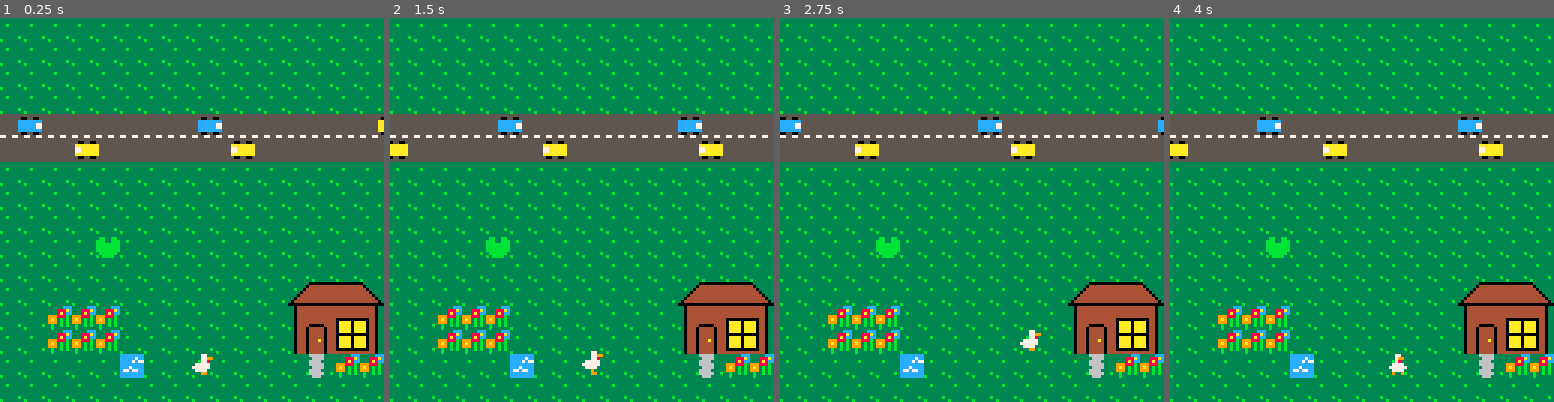
Above: before the commit, frames 1-4 (left to right).
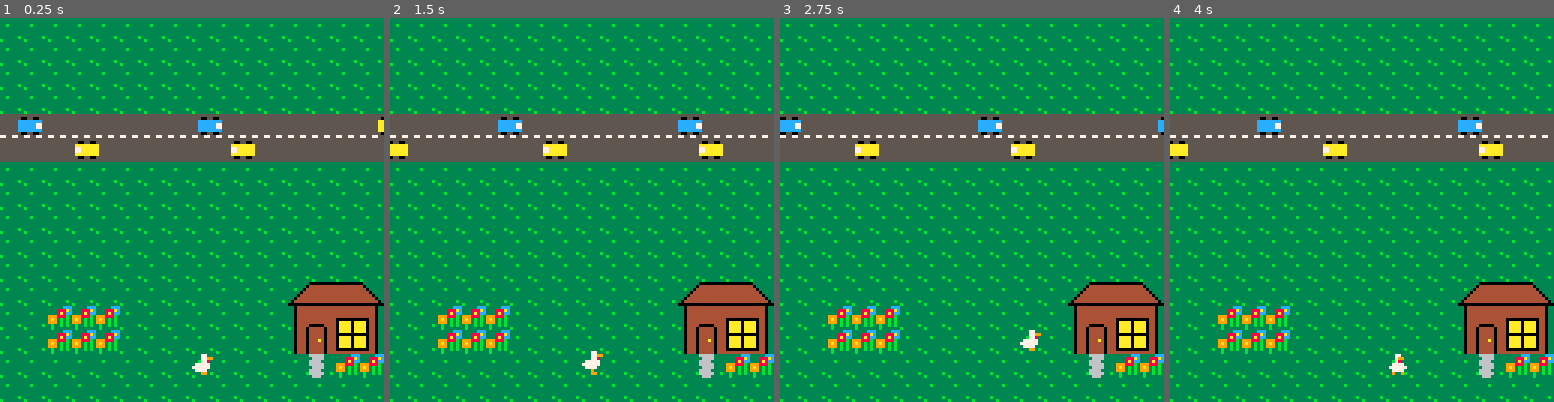
Above: after the commit, the same moments.

Repository: manon-gfx/chicken-road
Game: PICO-8 cartridge chicken-road.p8
Same seed, same stepped clock (60 frames per second), same inputs: the game is played once before the commit and once after it.
Inputs:
- Up to frame 1 (0.25 s): no input
- Up to frame 2 (1.5 s): tap X (X key) at 0.33, 1.07 s; tap O (Z key) at 0.7 s
- Up to frame 3 (2.75 s): hold Right 1.6-2.1 s; tap O (Z key) at 1.7, 2.1, 2.5 s; tap X (X key) at 1.85 s; hold Up 2.15-2.42 s; hold Right from 2.47 s (still down)
- Up to frame 4 (4 s): tap O (Z key) at 2.9, 3.3, 3.7 s; tap X (X key) at 2.97 s; release Right at 3.03 s; hold Left 3.08-3.58 s; hold Down 3.63-3.97 s

The runs differ from the first frame. In frame 1, 0.6% of the frame differs, in the area x 25-38%, y 57-94%; in frame 2, 0.6%; in frame 3, 0.6%; in frame 4, 0.6%.

Commit message:
Remove debug pad and water.

Diff:
--- a/chicken-road.p8
+++ b/chicken-road.p8
@@ -22,8 +22,6 @@
 
  init_cumheights()
  init_voice()
-
- add(pads, {x=32,y=-56})
 
  // spawn spawners
  spawners={}
@@ -817,7 +815,7 @@
 00000000000000000000000000000000000000000000000000000000000000000000000000000000000000000000000000000000000000000000000000000000
 1414c5c5c514141414141414d7e7e6f6000000000000000000000000000000000000000000000000000000000000000000000000000000000000000000000000
 00000000000000000000000000000000000000000000000000000000000000000000000000000000000000000000000000000000000000000000000000000000
-141414141424141414141414b4c4c5c5000000000000000000000000000000000000000000000000000000000000000000000000000000000000000000000000
+141414141414141414141414b4c4c5c5000000000000000000000000000000000000000000000000000000000000000000000000000000000000000000000000
 00000000000000000000000000000000000000000000000000000000000000000000000000000000000000000000000000000000000000000000000000000000
 14141414141414141414141414141414000000000000000000000000000000000000000000000000000000000000000000000000000000000000000000000000
 
